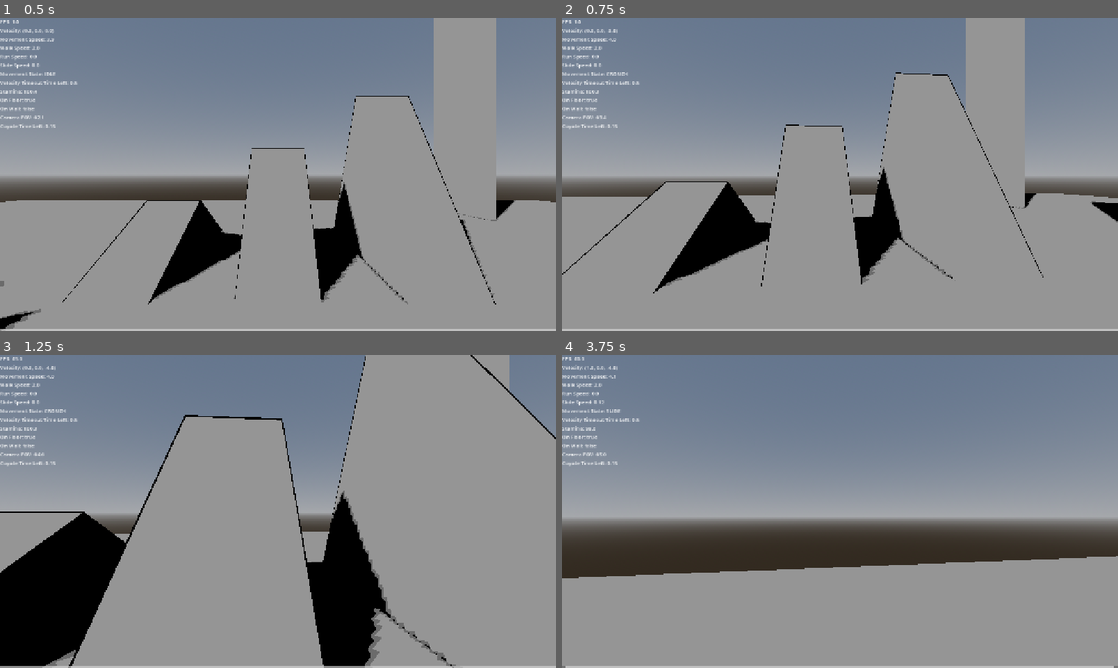
Above: before the commit, frames 1-4 (two rows, left to right).
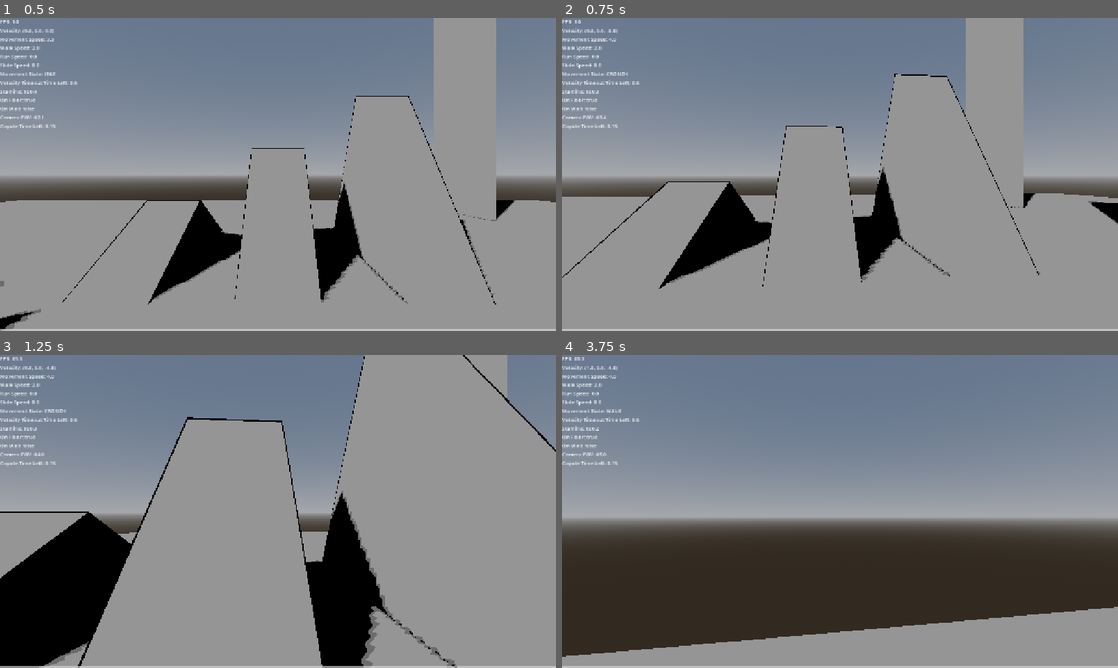
Above: after the commit, the same moments.

Repository: naxemis/multiplayer-fps
Game: Godot game, scene res://scenes/root/root.tscn
The game is run twice, just before and just after one commit, with the same random seed, the same clock (stepped at 60 frames per second) and the same inputs.
Inputs (mouse positions are in pixels of both pictures, inside the frame that each line leads up to):
- Up to frame 1 (0.5 s): no input
- Up to frame 2 (0.75 s): move the mouse to (867, 174) at 0.52 s; hold W (forward) from 0.53 s (still down); hold Ctrl (change_wall_jump_direction) from 0.53 s (still down)
- Up to frame 3 (1.25 s): keep holding W (forward); keep holding Ctrl (change_wall_jump_direction); tap Space (jump) at 0.8 s
- Up to frame 4 (3.75 s): keep holding W (forward); move the mouse to (812, 511) at 1.27 s; release Ctrl (change_wall_jump_direction) at 1.28 s; tap Space (jump) at 1.35, 2.3 s; tap Ctrl (change_wall_jump_direction) at 1.52, 1.55, 1.82, 3.02, 3.05, 3.32 s; move the mouse to (851, 505) at 2.02 s; hold Middle mouse button (free_look) 2.03-2.78 s; move the mouse to (834, 517) at 2.77 s; tap Shift (run) at 2.85 s; move the mouse to (878, 514) at 3.52 s; hold C (slide) from 3.53 s (still down)

Frame 1 is identical in both runs. In frame 2, 1.3% of the frame differs, in the area x 0-100%, y 0-88%; in frame 3, 3.0%; in frame 4, 21%, in the area x 0-100%, y 6-100%.

Commit message:
refactor(movement_controller): extract movement directions from player script

Diff:
--- a/scenes/player/player.tscn
+++ b/scenes/player/player.tscn
@@ -4,7 +4,7 @@
 [ext_resource type="Script" uid="uid://efyrk30thy3j" path="res://scripts/player/player.gd" id="1_lvxji"]
 [ext_resource type="Shader" uid="uid://66gadw2ih8wv" path="res://shaders/shared/Outline.gdshader" id="1_myayq"]
 [ext_resource type="Script" uid="uid://bnfl516agpv3d" path="res://scripts/player/components/camera_controller.gd" id="3_gmlin"]
-[ext_resource type="Script" uid="uid://2rfx3ju40d5h" path="res://scripts/player/components/movement_state_machine.gd" id="5_p47bc"]
+[ext_resource type="Script" uid="uid://38fy41t752js" path="res://scripts/player/components/state_machine.gd" id="6_0owmy"]
 [ext_resource type="Script" uid="uid://bh5rnhj8l3hv0" path="res://scripts/player/components/movement_controller.gd" id="6_75vfm"]
 
 [sub_resource type="CapsuleMesh" id="CapsuleMesh_7dslh"]
@@ -409,9 +409,9 @@
 script = ExtResource("3_gmlin")
 metadata/_custom_type_script = "uid://bnfl516agpv3d"
 
-[node name="MovementStateMachine" type="Node" parent="." unique_id=1171073279]
-script = ExtResource("5_p47bc")
-metadata/_custom_type_script = "uid://2rfx3ju40d5h"
+[node name="StateMachine" type="Node" parent="." unique_id=1583199222]
+script = ExtResource("6_0owmy")
+metadata/_custom_type_script = "uid://38fy41t752js"
 
 [node name="MovementController" type="Node" parent="." unique_id=1722138228]
 script = ExtResource("6_75vfm")
--- a/scripts/player/components/movement_controller.gd
+++ b/scripts/player/components/movement_controller.gd
@@ -1,11 +1,11 @@
 class_name MovementController
 extends Node
-
-# TODO (MOVEMENT DIRECTIONS): Extract movement directions logic from player.gd script to this component
 
 # TODO (MOVEMENT INERTIA): Extract intertia logic from player.gd script to this component
 
 # TODO (MOVEMENT VELOCITY): Extract velocity calculation logic from player.gd script to this component
+
+# TODO (JUMP AND GRAVITY): Extract jump and gravity logic from player.gd to this component
 
 # Signals
 
@@ -45,6 +45,7 @@
 # Private vars (_)
 var _player_context_module: PlayerContextModule
 var _velocity_timeout_left: float = 0.0 # current time before timeout is set to true
+var _movement_directions: Vector3
 
 # @onready vars
 
@@ -53,10 +54,14 @@
 # Engine callbacks (_process, _physics_process, _input, _unhandled_input, etc.)
 func physics_process(delta: float) -> void:
 	_get_velocity_timeout(delta)
+	_calculate_movement_directions()
 
 # Public methods (component APIs)
 func pass_player_context_module(player_context: PlayerContextModule) -> void:
 	_player_context_module = player_context
+
+func movement_directions() -> Vector3:
+	return _movement_directions
 
 # Private methods (_)
 func _is_blocked_on_wall() -> bool:
@@ -124,3 +129,8 @@
 
 	slide_speed -= slide_crouch_decrease * delta
 	slide_speed = clampf(slide_speed, 0.0, max_slide_speed)
+
+func _calculate_movement_directions() -> void:
+	_movement_directions.x = Input.get_action_strength("right") - Input.get_action_strength("left")
+
+	_movement_directions.z = Input.get_action_strength("back") - Input.get_action_strength("forward")
--- a/scripts/player/components/movement_state_machine.gd
+++ b/scripts/player/components/state_machine.gd
@@ -1,4 +1,4 @@
-class_name MovementStateMachine
+class_name StateMachine
 extends Node
 
 # Signals
@@ -56,10 +56,10 @@
 	return true
 
 func _is_moving() -> bool:
-	return _player_context_module.physics.movement_directions.x != 0 or _player_context_module.physics.movement_directions.z != 0
+	return _player_context_module.components.movement_controller.movement_directions().x != 0 or _player_context_module.components.movement_controller.movement_directions().z != 0
 
 func _is_moving_forward() -> bool:
-	return _player_context_module.physics.movement_directions.z < 0
+	return _player_context_module.components.movement_controller.movement_directions().x < 0
 
 func _has_stamina_for(cost: float) -> bool:
 	return _player_context_module.physics.stamina - cost > 0 and _player_context_module.physics.stamina > _player_context_module.init.stamina_safe_zone
--- a/scripts/player/context/player_context_data.gd
+++ b/scripts/player/context/player_context_data.gd
@@ -8,7 +8,7 @@
 
 class Components extends ContextData.Components:
 	var camera_controller: CameraController
-	var state_machine: MovementStateMachine
+	var state_machine: StateMachine
 	var movement_controller: MovementController
 
 class Init extends ContextData.Init:
@@ -22,7 +22,6 @@
 	var is_on_wall: bool
 	var is_on_wall_only: bool
 	var velocity: Vector3
-	var movement_directions: Vector3
 	var stamina: float
 	var floor_normal: Vector3
 	var forward_vector: Vector3
--- a/scripts/player/context/player_context_module.gd
+++ b/scripts/player/context/player_context_module.gd
@@ -18,7 +18,7 @@
 class Components extends ContextModule.Components:
 	var camera_controller: CameraController:
 		get: return data.camera_controller
-	var state_machine: MovementStateMachine:
+	var state_machine: StateMachine:
 		get: return data.state_machine
 	var movement_controller: MovementController:
 		get: return data.movement_controller
@@ -42,8 +42,6 @@
 		get: return data.is_on_wall_only
 	var velocity: Vector3:
 		get: return data.velocity
-	var movement_directions: Vector3:
-		get: return data.movement_directions
 	var stamina: float:
 		get: return data.stamina
 	var floor_normal: Vector3:
--- a/scripts/player/player.gd
+++ b/scripts/player/player.gd
@@ -15,7 +15,7 @@
 # TODO: The problem presists even on small slopes, so it is not a problem of the player being blocked by the slope itself.
 # TODO: Fix the problem when extracting code to seperate scripts, because it' not clear how to do it without breaking the code even more.
 
-# TODO (COMPONENTS ABSTRACT CLASSES): Add abstraction class for compoenents that contain "pass_context()" method and "process(delta)" and "physics_process(delta)" methods, because it's a common pattern in all components and it would be good to have a blueprint for it.
+# TODO (COMPONENTS ABSTRACT CLASSES): Add abstraction class for components that contain "pass_context()" method and "process(delta)" and "physics_process(delta)" methods, because it's a common pattern in all components and it would be good to have a blueprint for it.
 
 # TODO (CODE DOCUMENTATION) [IN PROGRESS]: Write documentation comments in all componets and contexts (same with abstraction classes) for classes, functions and variables
 
@@ -105,9 +105,6 @@
 #region Movement Directions and Inertia
 # in what direction player is trying to move
 var movement_directions: Vector3
-func get_movement_directions() -> void:
-	movement_directions.x = Input.get_action_strength("right") - Input.get_action_strength("left")
-	movement_directions.z = Input.get_action_strength("back") - Input.get_action_strength("forward")
 
 @export_category("Movement Inertia")
 var inertia_movement_directions: Vector3
@@ -120,8 +117,8 @@
 	else:
 		current_inertia = in_air_inertia
 
-	inertia_movement_directions.x = lerpf(inertia_movement_directions.x, movement_directions.x, current_inertia * delta)
-	inertia_movement_directions.z = lerpf(inertia_movement_directions.z, movement_directions.z, current_inertia * delta)
+	inertia_movement_directions.x = lerpf(inertia_movement_directions.x, _player_context_module.components.movement_controller.movement_directions().x, current_inertia * delta)
+	inertia_movement_directions.z = lerpf(inertia_movement_directions.z, _player_context_module.components.movement_controller.movement_directions().z, current_inertia * delta)
 #endregion
 
 #region Gravity, Jumping and Double Jumping
@@ -232,66 +229,64 @@
 func _unhandled_input(event: InputEvent) -> void:
 	_player_context_module.components.camera_controller.handle_input(event)
 
-var player_context_data: PlayerContextData
+var _player_context_data: PlayerContextData
 
 func _create_context_data() -> void:
-	player_context_data = PlayerContextData.new()
+	_player_context_data = PlayerContextData.new()
 
 
 func _init_player_node_refs_context_data() -> void:
-	player_context_data.node_refs.player = self
-	player_context_data.node_refs.head = $Head
-	player_context_data.node_refs.camera = %Camera
-
-	_player_context_module.init_node_refs_data(player_context_data.node_refs)
+	_player_context_data.node_refs.player = self
+	_player_context_data.node_refs.head = $Head
+	_player_context_data.node_refs.camera = %Camera
+
+	_player_context_module.init_node_refs_data(_player_context_data.node_refs)
 
 func _init_player_components_context_data() -> void:
-	player_context_data.components.camera_controller = $CameraController
-	player_context_data.components.state_machine = $MovementStateMachine
-	player_context_data.components.movement_controller = $MovementController
-
-	_player_context_module.init_components_data(player_context_data.components)
+	_player_context_data.components.camera_controller = $CameraController
+	_player_context_data.components.state_machine = $StateMachine
+	_player_context_data.components.movement_controller = $MovementController
+
+	_player_context_module.init_components_data(_player_context_data.components)
 
 func _init_player_init_context_data() -> void:
-	player_context_data.init.stamina_safe_zone = stamina_safe_zone
-	player_context_data.init.jump_stamina_drain = jump_stamina_drain
-	player_context_data.init.double_jump_stamina_drain = double_jump_stamina_drain
-	player_context_data.init.wall_jump_stamina_drain = wall_jump_stamina_drain
-
-	_player_context_module.init_init_data(player_context_data.init)
+	_player_context_data.init.stamina_safe_zone = stamina_safe_zone
+	_player_context_data.init.jump_stamina_drain = jump_stamina_drain
+	_player_context_data.init.double_jump_stamina_drain = double_jump_stamina_drain
+	_player_context_data.init.wall_jump_stamina_drain = wall_jump_stamina_drain
+
+	_player_context_module.init_init_data(_player_context_data.init)
 
 func _update_player_physics_context_data() -> void:
-	player_context_data.physics.is_on_floor = is_on_floor()
-	player_context_data.physics.is_on_wall = is_on_wall()
-	player_context_data.physics.is_on_wall_only = is_on_wall_only()
-	player_context_data.physics.velocity = velocity
-	player_context_data.physics.movement_directions = movement_directions
-	player_context_data.physics.stamina = stamina
-	player_context_data.physics.floor_normal = get_floor_normal()
-	player_context_data.physics.forward_vector = -transform.basis.z
-
-	_player_context_module.update_physics_data(player_context_data.physics)
-
-func _build_player_context_data():
-	_create_context_data()
-
-	_init_player_node_refs_context_data()
-	_init_player_components_context_data()
-	_init_player_init_context_data()
-
-	_update_player_physics_context_data()
+	_player_context_data.physics.is_on_floor = is_on_floor()
+	_player_context_data.physics.is_on_wall = is_on_wall()
+	_player_context_data.physics.is_on_wall_only = is_on_wall_only()
+	_player_context_data.physics.velocity = velocity
+	_player_context_data.physics.stamina = stamina
+	_player_context_data.physics.floor_normal = get_floor_normal()
+	_player_context_data.physics.forward_vector = -transform.basis.z
+
+	_player_context_module.update_physics_data(_player_context_data.physics)
 
 func _pass_player_context_module_to_components() -> void:
 	_player_context_module.components.camera_controller.pass_player_context_module(_player_context_module)
 	_player_context_module.components.state_machine.pass_player_context_module(_player_context_module)
 	_player_context_module.components.movement_controller.pass_player_context_module(_player_context_module)
 
+func _build_player_context_data():
+	_create_context_data()
+
+	_init_player_node_refs_context_data()
+	_init_player_components_context_data()
+	_pass_player_context_module_to_components()
+	_init_player_init_context_data()
+
+	_update_player_physics_context_data()
+
 func _ready():
 	Input.set_mouse_mode(Input.MOUSE_MODE_CAPTURED)
 
 	_build_player_context_data()
-
-	_pass_player_context_module_to_components()
 
 	current_movement_logic = _player_context_module.components.movement_controller._crouch_or_other
 
@@ -322,7 +317,6 @@
 
 	collision_shape_animations(delta) # TODO (COLLISION ANIMATOR): Move to collision_animator component
 	calculate_stamina(delta) # TODO (STAMINA MANAGER): Move to stamina_manager component
-	get_movement_directions() # TODO (MOVEMENT CONTROLLER): Move to movement_controller component
 	calulcate_movement_inertia(delta) # TODO (MOVEMENT CONTROLLER): Move to movement_controller component
 
 	_player_context_module.components.state_machine.physics_process(delta)
Not shown, removed: scripts/player/components/movement_state_machine.gd.uid
Not shown, added: scripts/player/components/state_machine.gd.uid
